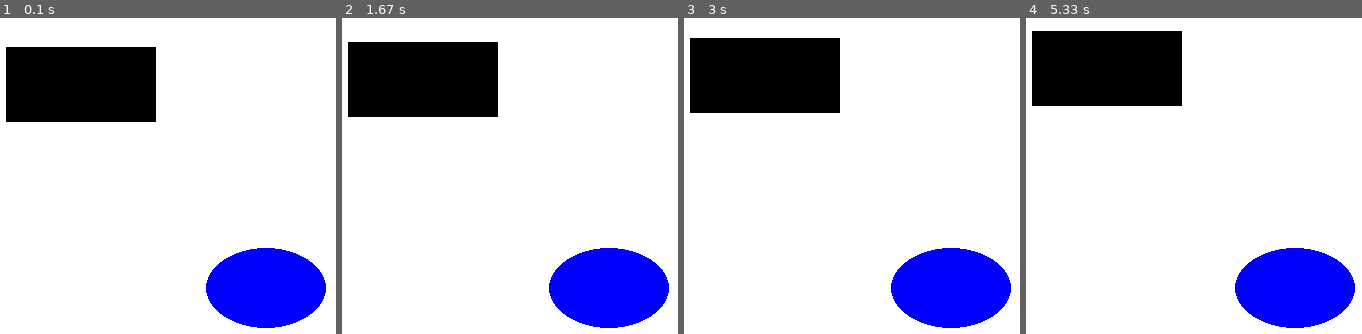
Above: before the commit, frames 1-4 (left to right).
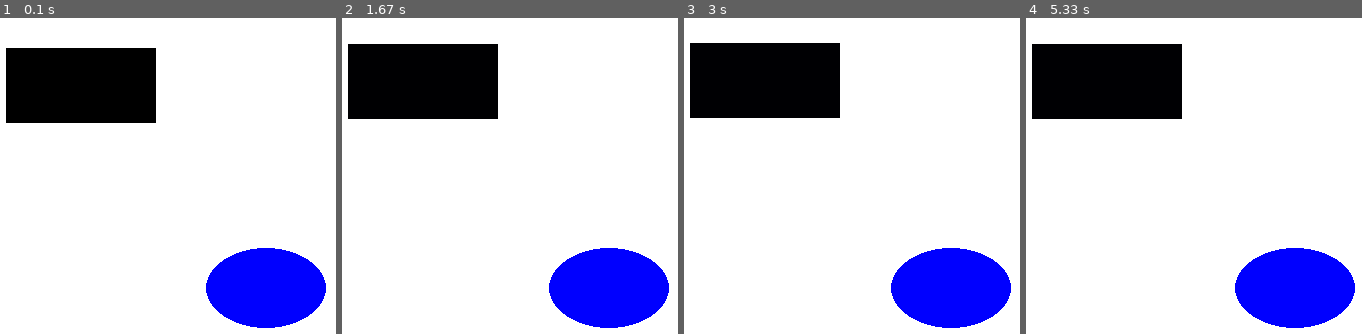
Above: after the commit, the same moments.

Repository: sps-trutnov/cviceni-1ep-sk2-pygame
Game: pygame game, started from src/moje_aplikace.py
The game is run twice, just before and just after one commit, with the same random seed, the same clock (stepped at 60 frames per second) and the same inputs.
Inputs:
- Up to frame 1 (0.1 s): no input
- Up to frame 2 (1.67 s): hold B 0.33-0.8 s; hold Up 0.33-0.8 s; hold Up 0.83-1.3 s; hold Down 1.33-1.63 s
- Up to frame 3 (3 s): hold Up 1.67-2.03 s; hold Down 2.07-2.43 s; hold Up 2.47-2.77 s; hold Down from 2.8 s (still down); tap B at 2.95 s
- Up to frame 4 (5.33 s): release Down at 3.1 s; hold Up 3.13-3.5 s; hold Down 3.53-3.9 s; hold Up 3.93-4.23 s; tap B at 4.08, 5.15 s; hold Down 4.27-4.57 s; hold Up 4.6-4.97 s; hold Down from 5 s (still down)

The runs differ from the first frame. In frame 1, 0.3% of the frame differs, in the area x 1-47%, y 9-34%; in frame 2, 0.6%; in frame 3, 1.4%; in frame 4, 3.7%, in the area x 1-47%, y 4-32%.

Commit message:
Reakce na uživatelské vstupy z klávesnice

Diff:
--- a/src/moje_aplikace.py
+++ b/src/moje_aplikace.py
@@ -5,38 +5,60 @@
 
 okno = pygame.display.set_mode((640, 480))
 
-x = 400
-y = 100
+el_x = 400
+el_y = 300
+
+ob_y = 100
+ob_v = 0.1
+ob_blue = 0
+
 w = 120
 
 v = 0.05
 
+# nekonecna smycka generujici framy obrazu
 while True:
     for udalost in pygame.event.get():
         if udalost.type == pygame.QUIT:
             sys.exit()
 
-    x = x + 0.01
-    y = y - v
+    # ziskam informace o stisknutych klavesach
+    stisknuto = pygame.key.get_pressed()
 
-    # aby mi obdelnik neutikal nahoru
-    if y < 0:
-        y = 0
-        v = v * -1
-    # aby mi obdelnik neutikal vubec
-    if y > 480 - 75:
-        y = 480 - 75
-        v = v * -1
+    # vypnuti aplikace klavesou ESC
+    if stisknuto[pygame.K_ESCAPE]:
+        sys.exit()
+
+    # pohnu obdelnikem pomoci sipek
+    if stisknuto[pygame.K_UP]:
+        ob_y = ob_y - ob_v
+    if stisknuto[pygame.K_DOWN]:
+        ob_y = ob_y + ob_v
+    if stisknuto[pygame.K_b]:
+        ob_blue += 0.1
+
+    # aby mi obdelnik neutikal z okna
+    if ob_y < 0:
+        ob_y = 0
+    if ob_y > 480 - 75:
+        ob_y = 480 - 75
+
+    # aby mi obdelnik prilis nezmodral
+    if ob_blue > 255:
+        ob_blue = 255
+
+    # automaticky pohyb elipsy
+    el_x = el_x + 0.01
 
     # aby mi elipsa neutikala doprava
-    if x > 640 - w:
-        x = 640 - w
+    if el_x > 640 - w:
+        el_x = 640 - w
 
     # premazani okna barvou pozadi
     okno.fill((255, 255, 255))
     # vykresleni obdelniku
-    pygame.draw.rect(okno, (0, 0, 0), (200, y, 150, 75))
+    pygame.draw.rect(okno, (0, 0, ob_blue), (200, ob_y, 150, 75))
     # vykresleni elipsy
-    pygame.draw.ellipse(okno, (0, 0, 255), (x, 300, w, 80))
+    pygame.draw.ellipse(okno, (0, 0, 255), (el_x, el_y, w, 80))
 
     pygame.display.update()
